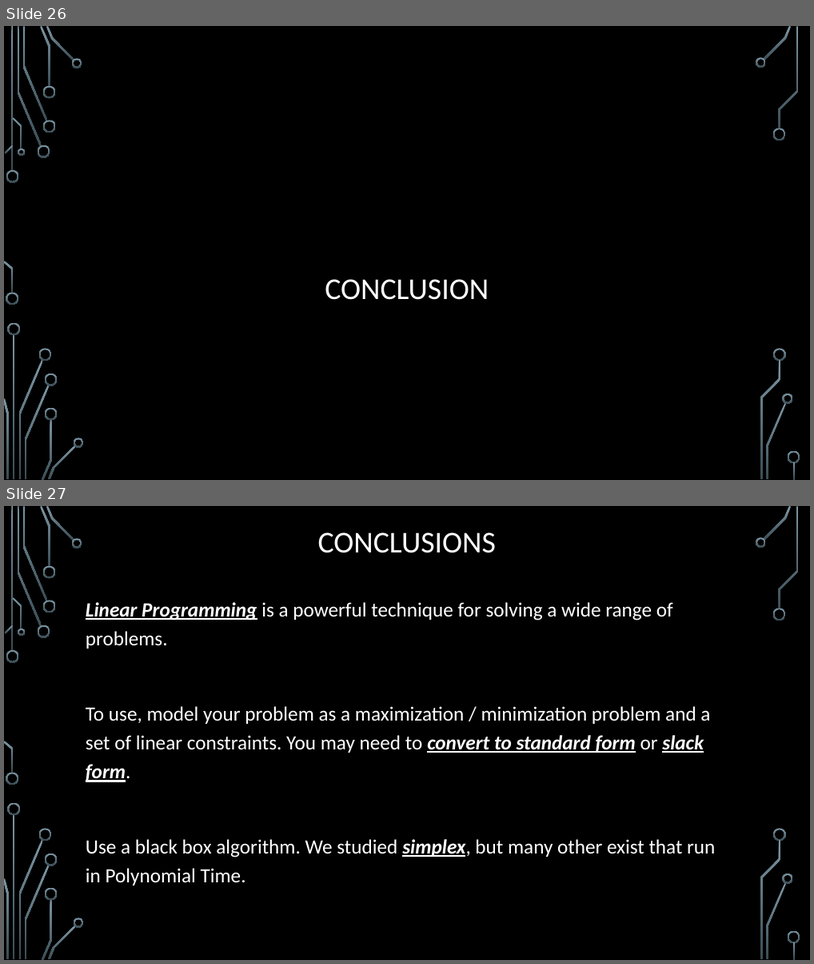
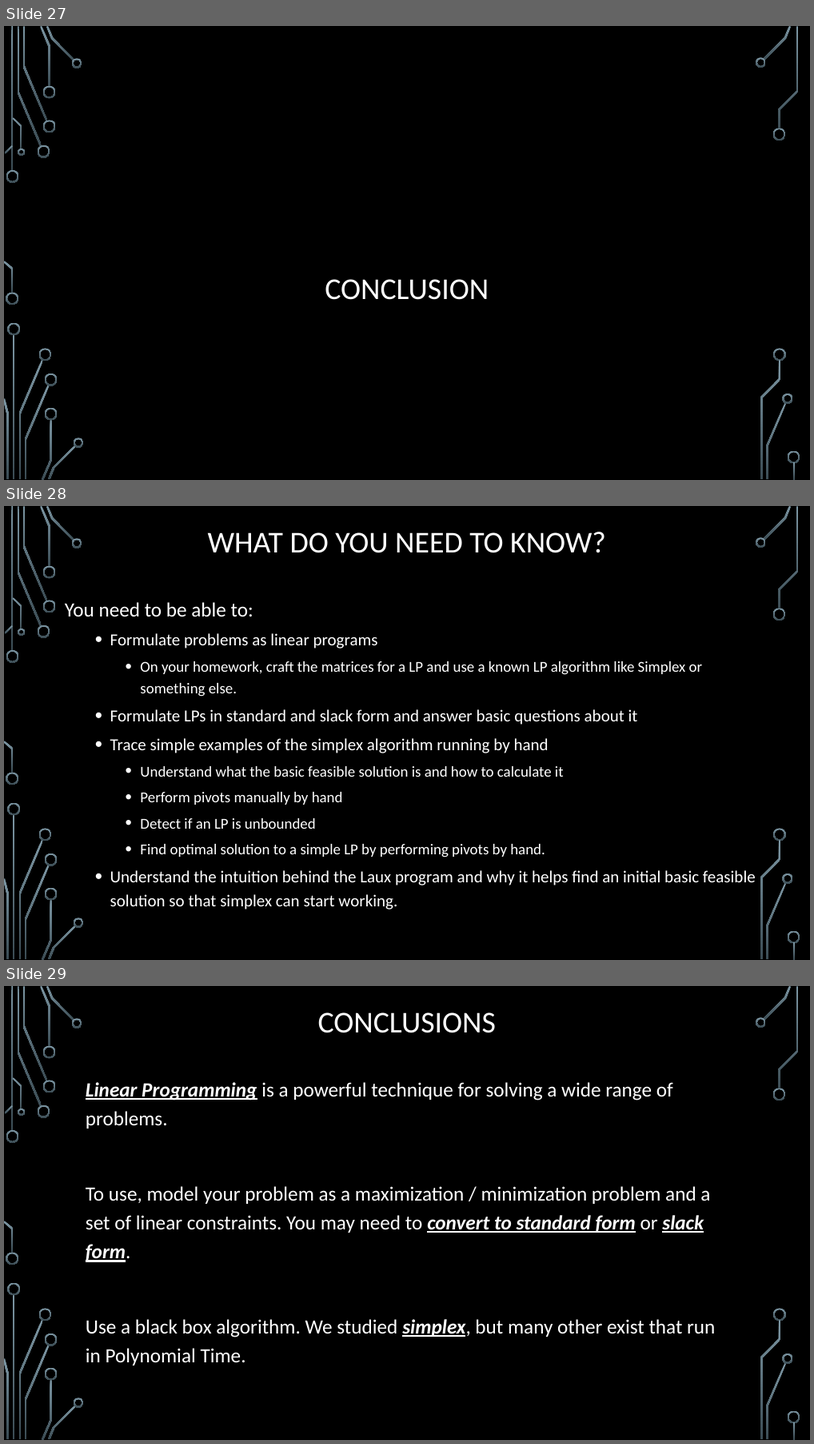
Before and after one commit to janiceeguo/advAlgo, a slide deck: slides/LinearProgramming-part2-Simplex.pptx. Shown one above the other, each under a label of ours: slides 26 and 27 before the commit, slides 27, 28 and 29 after it. The pictures are 814x964 and 814x1444 pixels, drawn with LibreOffice and Linux fonts; fonts in the diff are those of the drawing; background and template pictures are left out. Boxes give left, top, right and bottom in pixels: in the first picture for what was removed or moved away, otherwise in the second. Text is boxed around its words. In the diff, an @@ line names an element or a change of style, - is before the commit and + after.

```diff
--- a/slides/LinearProgramming-part2-Simplex.pptx
+++ b/slides/LinearProgramming-part2-Simplex.pptx
@@ slide 28 added at [4,506,810,960], background picture (left out); not listed: 36 template elements that a slide beside it also shows @@
@@ title added at [208,532,606,553], 36 pt, text #FFFFFF @@
+WHAT DO YOU NEED TO KNOW?
@@ text added at [65,602,756,909], 20 pt, text #FFFFFF @@
+You need to be able to:
+  • Formulate problems as linear programs
+    • On your homework, craft the matrices for a LP and use a known LP algorithm like Simplex or something else.
+  • Formulate LPs in standard and slack form and answer basic questions about it
+  • Trace simple examples of the simplex algorithm running by hand
+    • Understand what the basic feasible solution is and how to calculate it
+    • Perform pivots manually by hand
+    • Detect if an LP is unbounded
+    • Find optimal solution to a simple LP by performing pivots by hand.
+  • Understand the intuition behind the Laux program and why it helps find an initial basic feasible solution so that simplex can start working.
@@ what was slide 26 is now slide 27 @@
@@ what was slide 27 is now slide 29 @@
```
Also in this commit, not shown: 1 other slide added, 3 other files.
